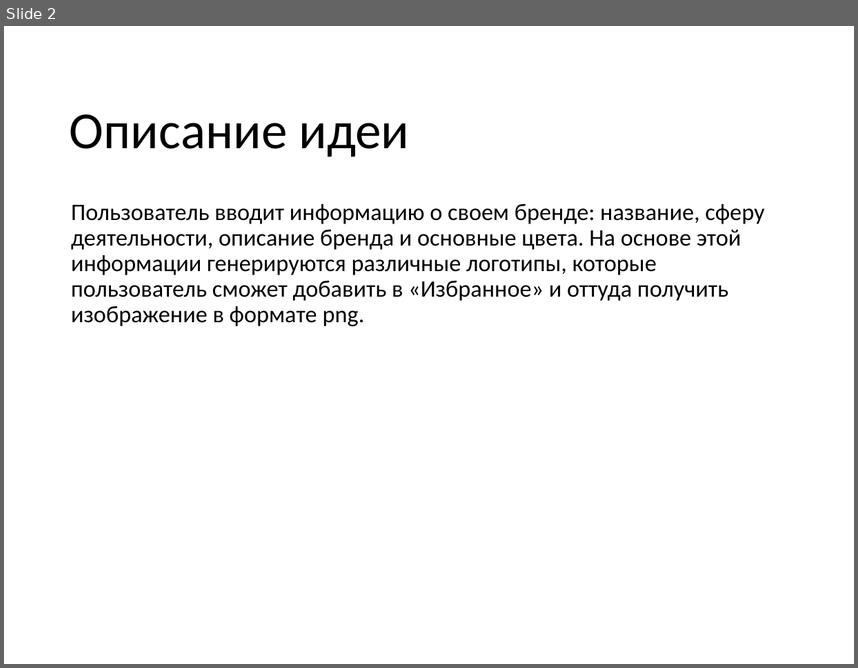
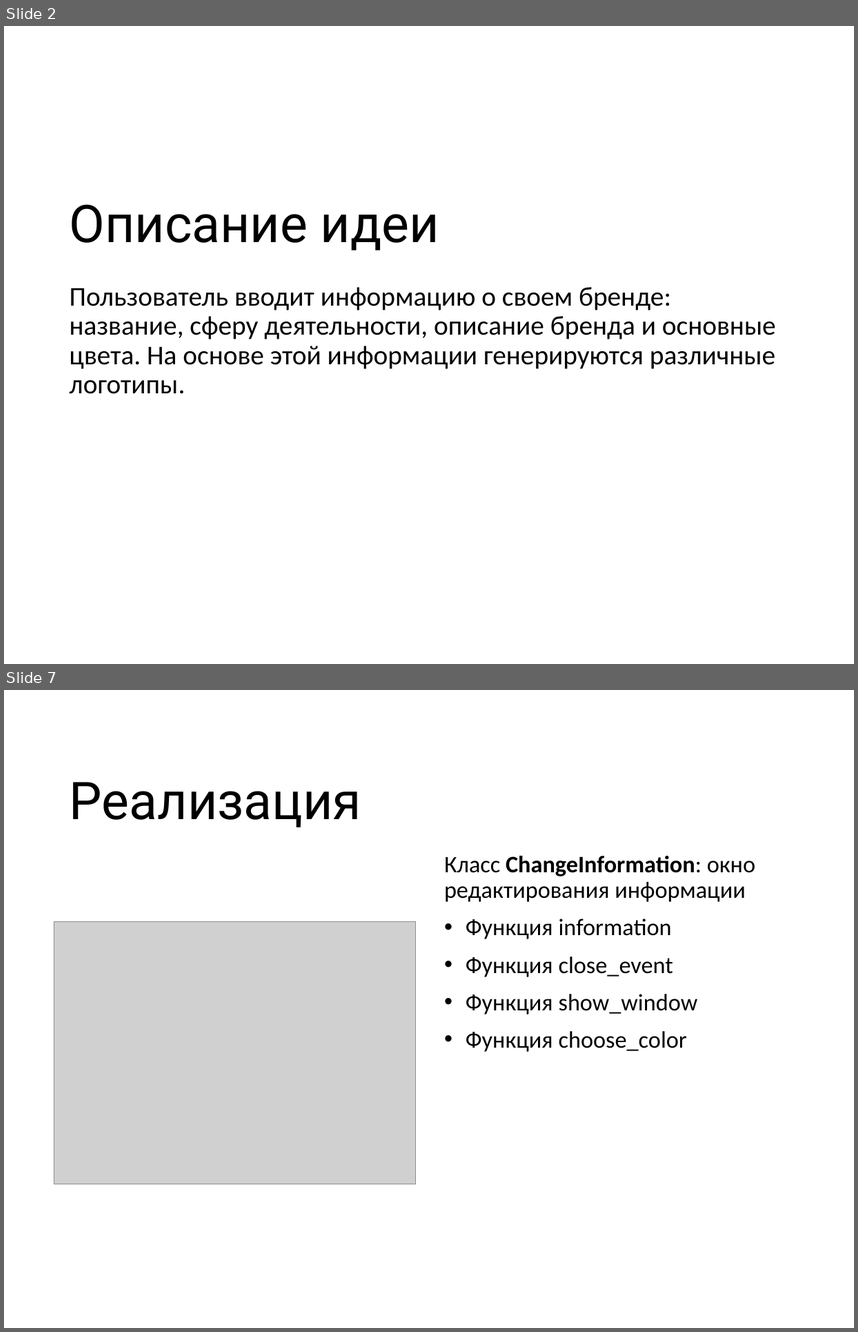
Before and after one commit to paullyaw/logogenerator, a slide deck: Генератор логотипов.pptx. Shown one above the other, each under a label of ours: slide 2 before the commit, slides 2 and 7 after it; the slides between them are not shown. The pictures are 858x668 and 858x1332 pixels, drawn with LibreOffice and Linux fonts; fonts in the diff are those of the drawing; grey boxes stand for pictures; background and template pictures are left out. Boxes give left, top, right and bottom in pixels: in the first picture for what was removed or moved away, otherwise in the second. Text is boxed around its words. In the diff, an @@ line names an element or a change of style, - is before the commit and + after.

```diff
--- a/Генератор логотипов.pptx
+++ b/Генератор логотипов.pptx
@@ slide 7 added at [4,690,854,1328], background picture (left out) @@
@@ title added at [70,782,361,827], 44 pt, text #000000 @@
+Реализация
@@ text added at [444,856,755,1052], 20 pt, text #000000 @@
+Класс ChangeInformation: окно редактирования информации
+• Функция information
+• Функция close_event
+• Функция show_window
+• Функция choose_color
@@ picture added at [54,922,415,1184] @@
@@ slide 2 changed as well @@
@@ title "Описание идеи": place and size @@
-title "Описание идеи" at [70,114,409,157]
+title "Описание идеи" at [70,204,439,250]
@@ title "Описание идеи" at [70,204,439,250]: font Calibri to Roboto @@
@@ text at [70,287,776,394]: text changed; size 20 to 23 pt @@
-Пользователь вводит информацию о своем бренде: название, сферу деятельности, описание бренда и основные цвета. На основе этой информации генерируются различные логотипы, которые пользователь сможет добавить в «Избранное» и оттуда получить изображение в формате png.
+Пользователь вводит информацию о своем бренде: название, сферу деятельности, описание бренда и основные цвета. На основе этой информации генерируются различные логотипы.
```
Also in this commit, not shown: 2 other slides changed, 5 other slides added, 2 slides removed.
